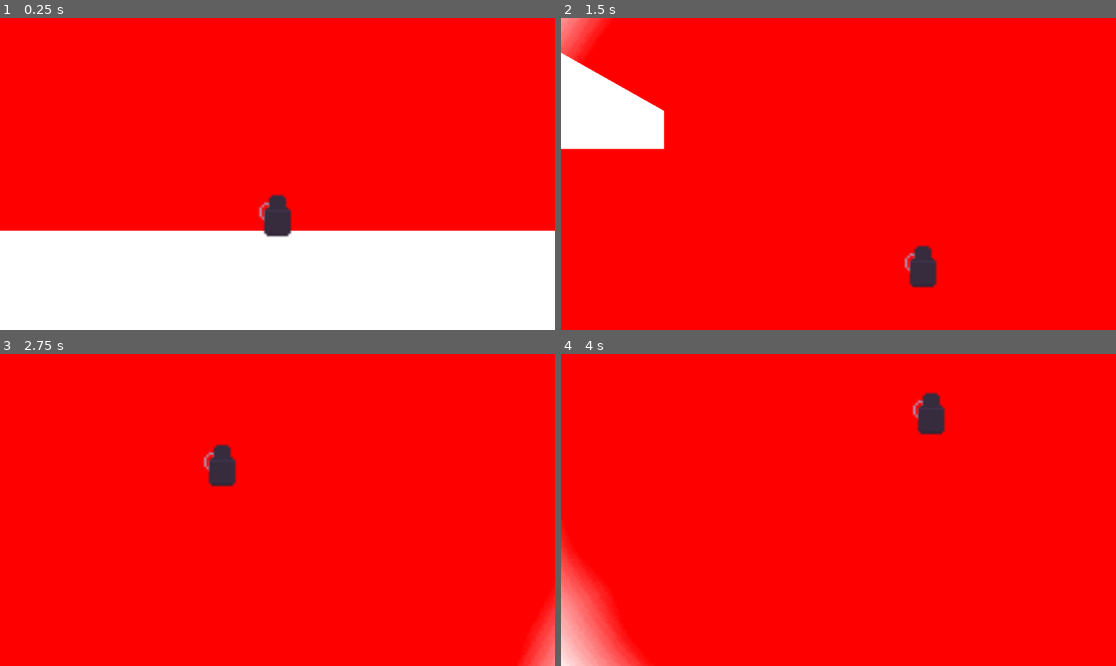
Above: before the commit, frames 1-4 (two rows, left to right).
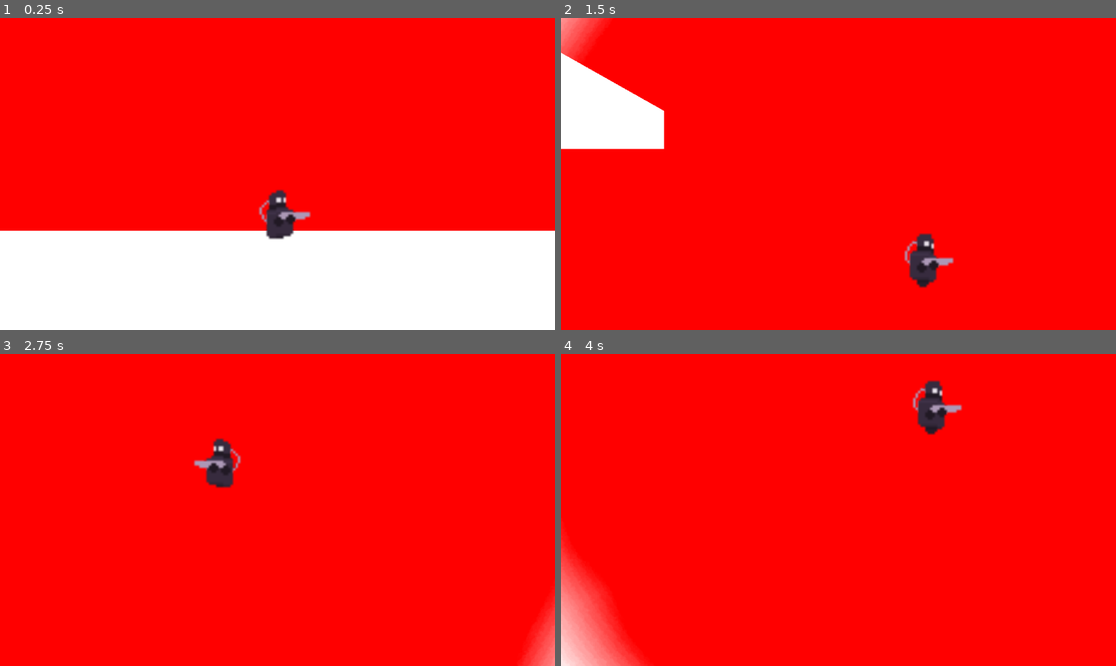
Above: after the commit, the same moments.

Repository: Crosgaard/characterLight
Game: Godot game, scene res://scenes/levels/level.tscn
The game is run twice, just before and just after one commit, with the same random seed, the same clock (stepped at 60 frames per second) and the same inputs.
Inputs (mouse positions are in pixels of both pictures, inside the frame that each line leads up to):
- Up to frame 1 (0.25 s): no input
- Up to frame 2 (1.5 s): move the mouse to (960, 158) at 0.52 s; hold D (Right) from 0.53 s (still down); tap Shift (Dash) at 0.6, 1.35 s; tap Space (Jump) at 0.77 s; move the mouse to (727, 189) at 1.27 s
- Up to frame 3 (2.75 s): tap Space (Jump) at 1.52 s; move the mouse to (333, 441) at 2.02 s; release D (Right) at 2.03 s; hold A (Left) from 2.03 s (still down); tap Shift (Dash) at 2.1 s
- Up to frame 4 (4 s): move the mouse to (810, 572) at 2.77 s; release A (Left) at 2.78 s; hold D (Right) from 2.78 s (still down); tap Shift (Dash) at 2.85, 3.6 s; tap Space (Jump) at 3.02, 3.77 s; move the mouse to (1005, 556) at 3.52 s

The runs differ from the first frame. In frame 1, 0.5% of the frame differs, in the area x 46-57%, y 55-72%; in frame 2, 0.6%, in the area x 61-71%, y 69-87%; in frame 3, 0.5%; in frame 4, 0.6%.

Commit message:
Fixed merge with main and animation

Diff:
--- a/scenes/player/player.gd
+++ b/scenes/player/player.gd
@@ -62,7 +62,7 @@
 
 	# Get the input direction and handle the movement/deceleration.
 	# As good practice, you should replace UI actions with custom gameplay actions.
-	var direction = Input.get_axis("Left", "Right")
+	direction = Input.get_axis("Left", "Right")
 	if direction < 0 and velocity.x > -MAX_SPEED:
 		velocity.x += direction * MOVEMENT_ACCEL * delta
 	elif direction > 0 and velocity.x < MAX_SPEED:
@@ -75,6 +75,9 @@
 			velocity.x += MOVEMENT_ACCEL * delta
 		elif velocity.x > 0:
 			velocity.x -= MOVEMENT_ACCEL * delta
+
+	update_animation_parameters()
+	pick_new_state()
 
 	move_and_slide()
 	print("direction 2: " + str(direction))
--- a/scenes/player/player.tscn
+++ b/scenes/player/player.tscn
@@ -522,10 +522,12 @@
 scale = Vector2(2, 2)
 texture = ExtResource("3_3u7pp")
 offset = Vector2(-3, 2.08165e-12)
+flip_h = true
 hframes = 3
 vframes = 5
 
 [node name="WalkRight" type="Sprite2D" parent="Sprites"]
+visible = false
 light_mask = 2
 visibility_layer = 2
 position = Vector2(-6, 3)
@@ -535,7 +537,6 @@
 vframes = 8
 
 [node name="WalkLeft" type="Sprite2D" parent="Sprites"]
-visible = false
 light_mask = 2
 visibility_layer = 2
 position = Vector2(6, 2)
Renamed: globals/._globals.gd -> ._.godot
Binary file removed: ._icon.svg
Renamed: graphics/Bot Wheel/._GAS dash FX.png.import -> ._icon.svg.import
Renamed: graphics/Bot Wheel/._move with FX.png.import -> graphics/Backgrounds/._WhiteBackground.jpeg
Binary file removed: graphics/Backgrounds/._WhiteBackground.jpeg.import
Renamed: graphics/Bot Wheel/._move without FX left.png.import -> graphics/Backgrounds/._dark-gray-color-solid-background-1920x1080.png
Binary file removed: graphics/Backgrounds/._dark-gray-color-solid-background-1920x1080.png.import
Renamed: graphics/Bot Wheel/._move without FX right.png.import -> graphics/Bot Wheel/._GAS dash FX.png
Renamed: graphics/Bot Wheel/._move without FX.png.import -> graphics/Bot Wheel/._GAS dash with FX.png
Binary file removed: graphics/Bot Wheel/._GAS dash with FX.png.import
Renamed: graphics/Bot Wheel/._shoot FX.png.import -> graphics/Bot Wheel/._charge.png
Binary file removed: graphics/Bot Wheel/._charge.png.import
(and 30 more such lines)
